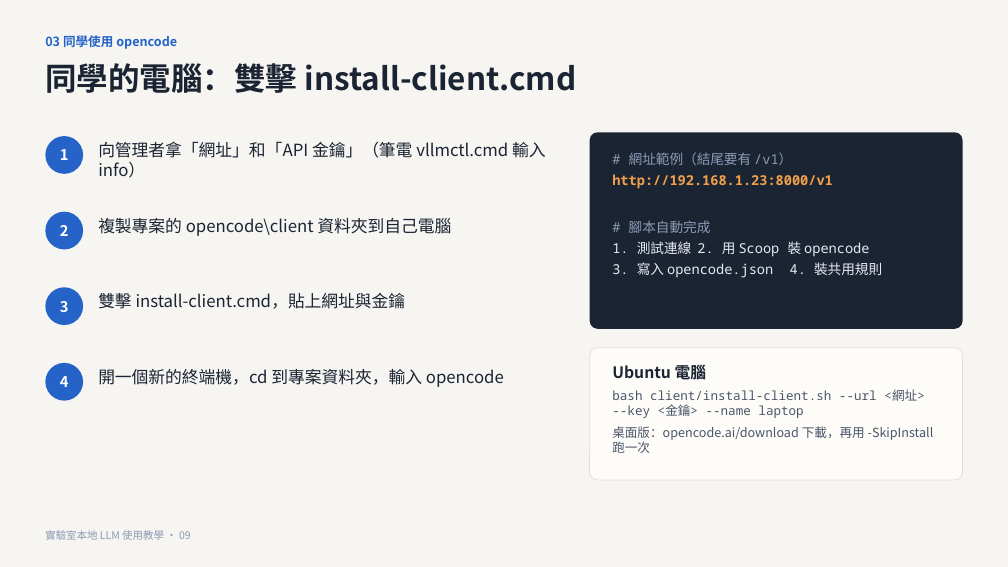
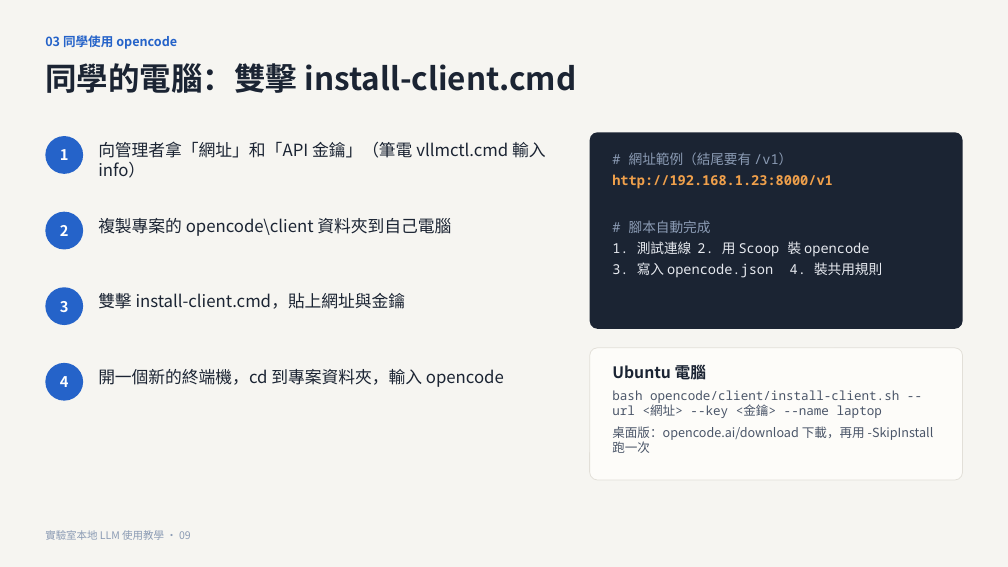
Before and after one commit to CYH4157/local-llm, a slide deck: slide 9 of docs/實驗室本地LLM使用教學.pptx. Drawn at 1008x567 pixels with LibreOffice and Linux fonts; fonts in the diff are those of the drawing. Boxes give left, top, right and bottom in pixels: in the first picture for what was removed or moved away, otherwise in the second. Text is boxed around its words. In the diff, an @@ line names an element or a change of style, - is before the commit and + after.

```diff
--- a/docs/實驗室本地LLM使用教學.pptx
+++ b/docs/實驗室本地LLM使用教學.pptx
@@ text at bbox=[612, 390, 899, 418]: text changed @@
-bash client/install-client.sh --url <網址> --key <金鑰> --name laptop
+bash opencode/client/install-client.sh --url <網址> --key <金鑰> --name laptop
```
Also in this commit, not shown: 7 other slides changed, 1 other file.
